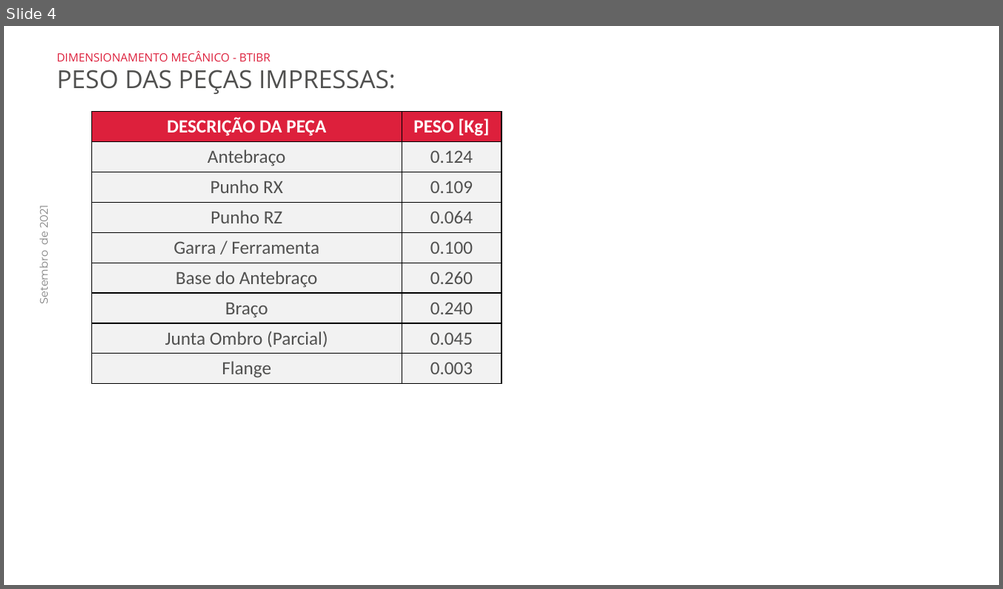
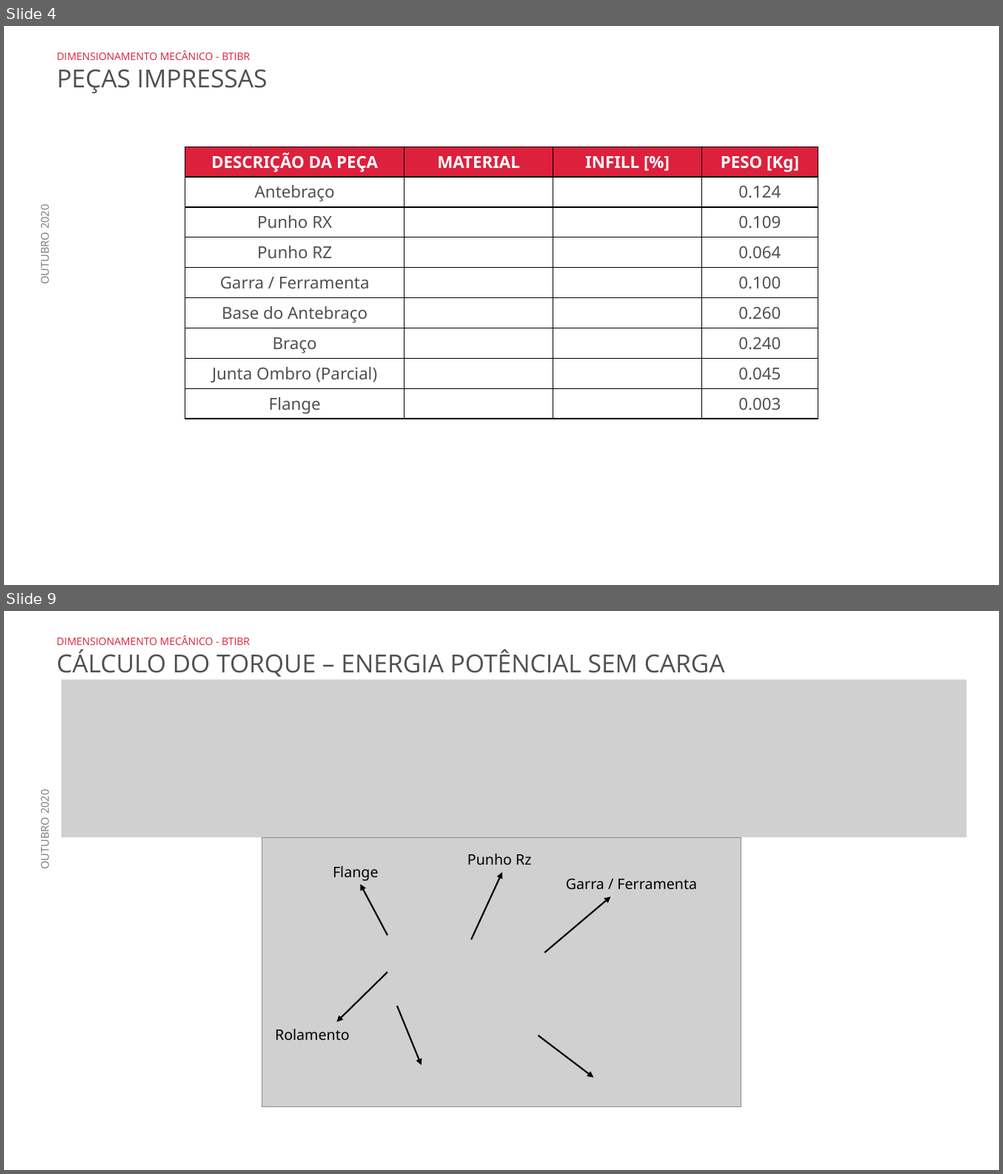
Before and after one commit to BTIBR/Projeto-Mecanico, a slide deck: Arquivos Gerais/Análises e Cálculos/Dimensionamento Mecânico BTIBR.pptx. Shown one above the other, each under a label of ours: slide 4 before the commit, slides 4 and 9 after it; the slides between them are not shown. The pictures are 1003x589 and 1003x1174 pixels, drawn with LibreOffice and Linux fonts; fonts in the diff are those of the drawing; grey boxes stand for pictures; background and template pictures are left out. Boxes give left, top, right and bottom in pixels: in the first picture for what was removed or moved away, otherwise in the second. Text is boxed around its words. In the diff, an @@ line names an element or a change of style, - is before the commit and + after.

Commit message:
Update do Dimensionamento

```diff
--- a/Arquivos Gerais/Análises e Cálculos/Dimensionamento Mecânico BTIBR.pptx
+++ b/Arquivos Gerais/Análises e Cálculos/Dimensionamento Mecânico BTIBR.pptx
@@ slide 9 added at <box>4,611,999,1170</box>, background picture (left out); not listed: 1 template element that a slide beside it also shows @@
@@ text added at <box>57,635,725,677</box>, 24 pt, text #50504F @@
+DIMENSIONAMENTO MECÂNICO - BTIBR
+CÁLCULO DO TORQUE – ENERGIA POTÊNCIAL SEM CARGA
@@ picture added at <box>62,680,967,838</box> @@
@@ group added at <box>262,838,741,1107</box>: 6 arrows, 4 texts, 3 pictures @@
+Flange
+Punho Rz
+Garra / Ferramenta
+Rolamento
@@ slide 4 changed as well @@
@@ text at <box>57,69,267,93</box>: text changed @@
-PESO DAS PEÇAS IMPRESSAS:
+PEÇAS IMPRESSAS
@@ text at <box>57,50,250,60</box>: size 11 to 10 pt in "DIMENSIONAMENTO MECÂNICO - BTIBR" @@
@@ table at <box>185,147,817,419</box> @@
+column 2: MATERIAL |  |  |  |  |  |  |  | 
+column 3: INFILL [%] |  |  |  |  |  |  |  | 
@@ table: place and size @@
-table at <box>91,112,502,384</box>
+table at <box>185,147,817,419</box>
@@ text removed at <box>36,207,51,304</box> @@
-Setembro de 2021
@@ text added at <box>37,207,52,284</box>, 10.5 pt, text #808080 @@
+OUTUBRO 2020
```
Also in this commit, not shown: 7 other slides changed, 12 other slides added, 44 other files.
